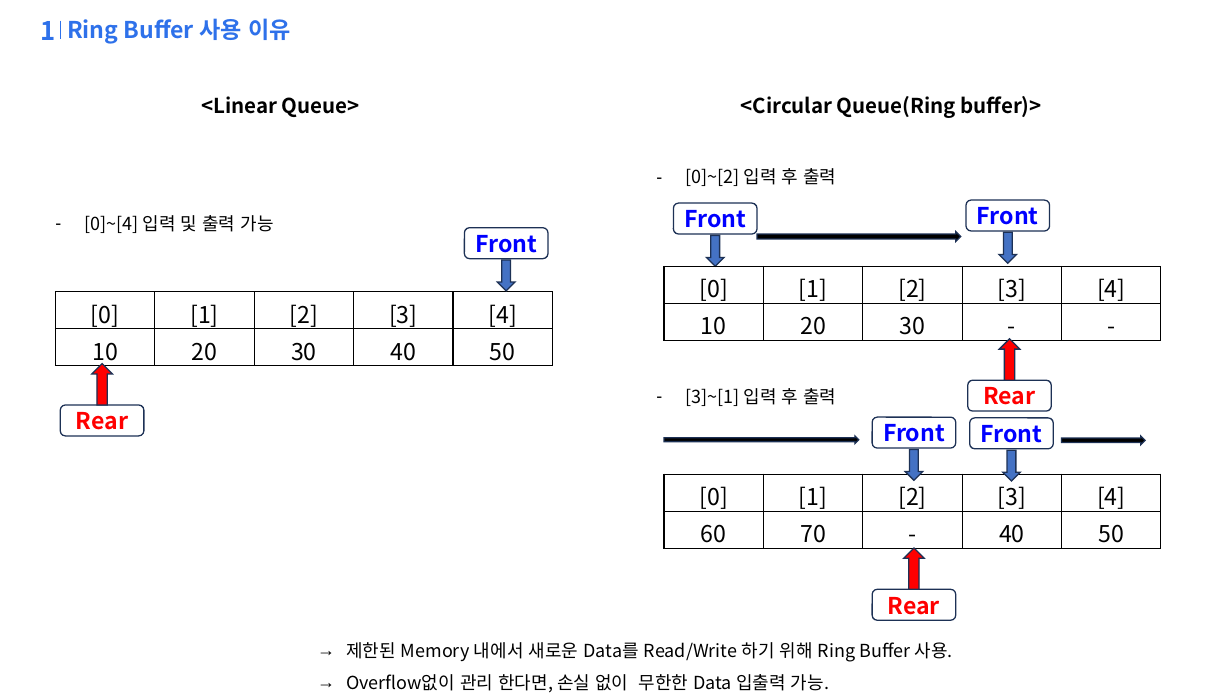
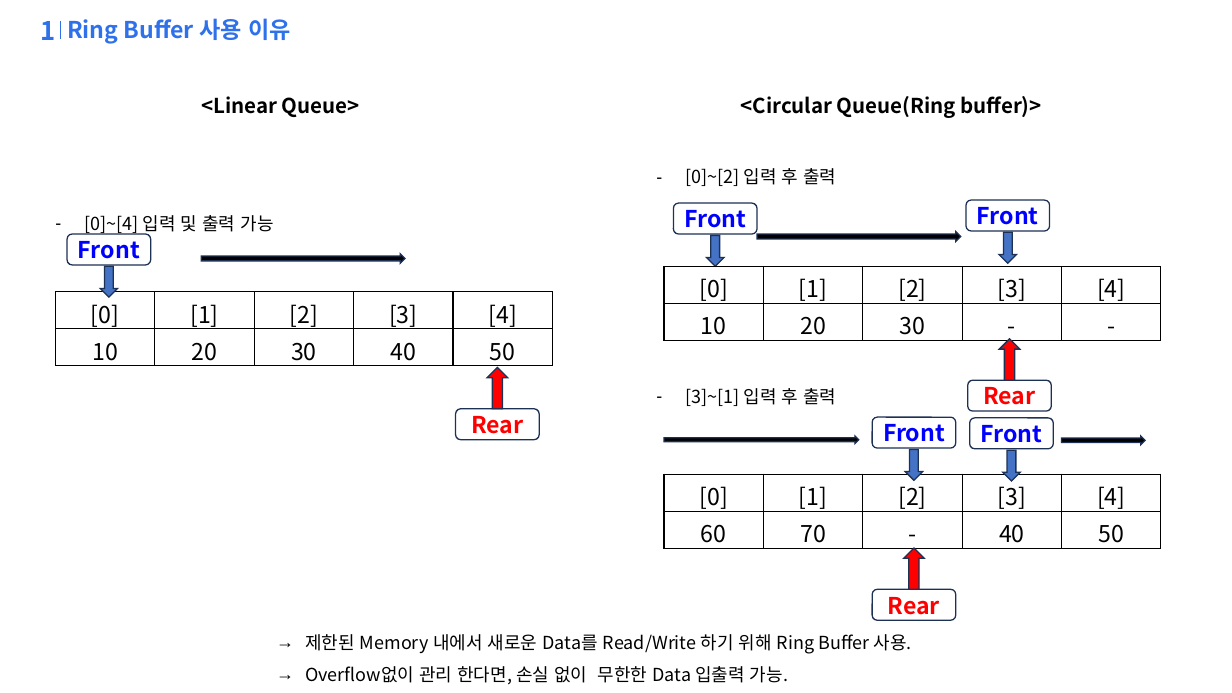
Before and after one commit to qfe051/L412_SelfTest_1_19, a slide deck: slide 2 of 21_c_study/example/ring_buf/ring_buffer.pptx. Drawn at 1232x693 pixels with LibreOffice and Linux fonts; fonts in the diff are those of the drawing; background and template pictures are left out. Boxes give left, top, right and bottom in pixels: in the first picture for what was removed or moved away, otherwise in the second. Text is boxed around its words. In the diff, an @@ line names an element or a change of style, - is before the commit and + after.

```diff
--- a/21_c_study/example/ring_buf/ring_buffer.pptx
+++ b/21_c_study/example/ring_buf/ring_buffer.pptx
@@ rounded rectangle "Front": place and size @@
-rounded rectangle "Front" at [465, 227, 548, 258]
+rounded rectangle "Front" at [67, 234, 151, 264]
@@ down arrow: place and size @@
-down arrow at [497, 260, 515, 290]
+down arrow at [100, 266, 117, 297]
@@ right arrow added at [201, 254, 405, 263], fill #000000, outline #1E3256 1 pt @@
@@ up arrow: place and size @@
-up arrow at [91, 364, 112, 406]
+up arrow at [487, 368, 507, 409]
@@ rounded rectangle "Rear": place and size @@
-rounded rectangle "Rear" at [60, 405, 143, 435]
+rounded rectangle "Rear" at [456, 409, 539, 439]
@@ text "제한된 Memory 내에서 새로운 Data를 ...": place and size @@
-text "제한된 Memory 내에서 새로운 Data를 ..." at [346, 642, 953, 693]
+text "제한된 Memory 내에서 새로운 Data를 ..." at [305, 634, 912, 685]
```
Also in this commit, not shown: 3 other slides changed, 1 slide added, 2 other files.
